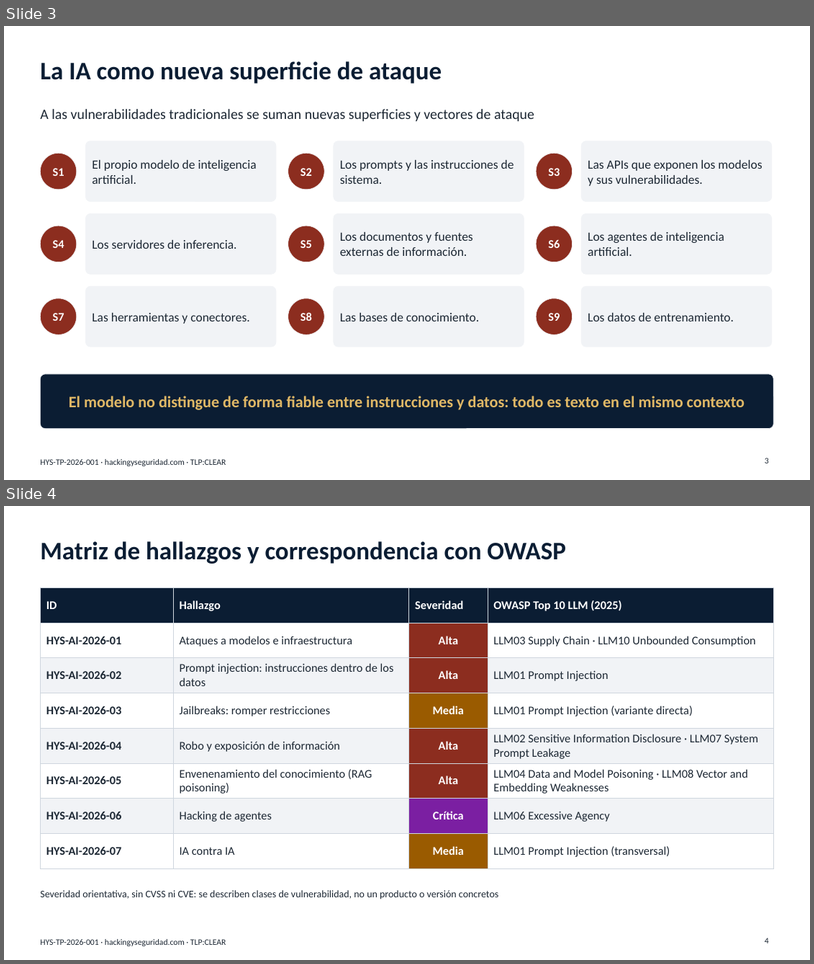
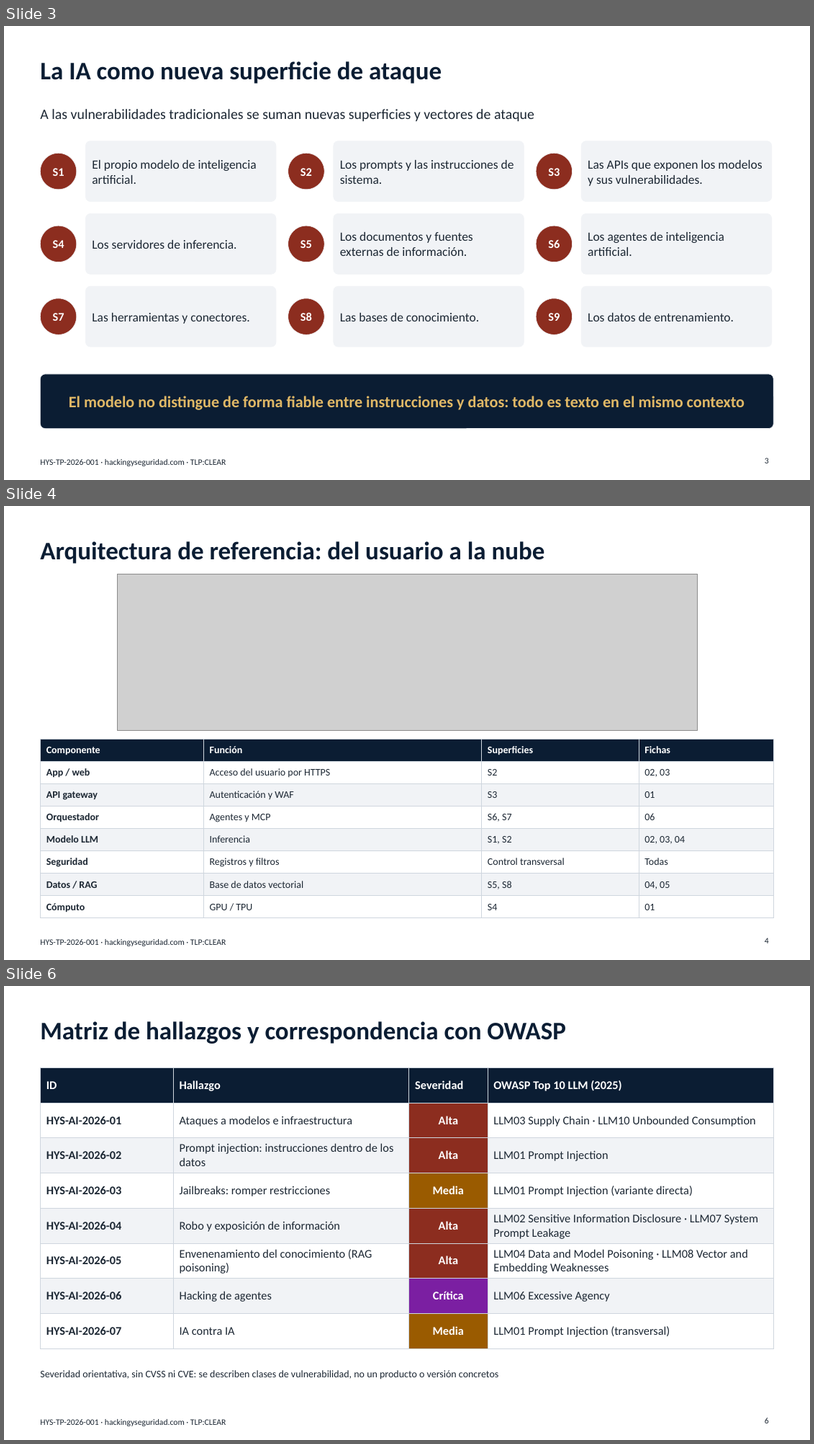
Before and after one commit to hackingyseguridad/hacking2ai, a slide deck: PPT_Hacking_IA_contra_IA.pptx. Shown one above the other, each under a label of ours: slides 3 and 4 before the commit, slides 3, 4 and 6 after it; the slides between them are not shown. The pictures are 814x964 and 814x1444 pixels, drawn with LibreOffice and Linux fonts; fonts in the diff are those of the drawing; grey boxes stand for pictures. Boxes give left, top, right and bottom in pixels: in the first picture for what was removed or moved away, otherwise in the second. Text is boxed around its words. In the diff, an @@ line names an element or a change of style, - is before the commit and + after.

```diff
--- a/PPT_Hacking_IA_contra_IA.pptx
+++ b/PPT_Hacking_IA_contra_IA.pptx
@@ slide 4 added at bbox=[4, 506, 810, 960], background #FFFFFF; not listed: 1 template element that a slide beside it also shows @@
@@ title added at bbox=[40, 541, 545, 564], 30 pt, text #0B1D33, bold @@
+Arquitectura de referencia: del usuario a la nube
@@ picture added at bbox=[117, 574, 698, 730] @@
@@ table added at bbox=[40, 739, 774, 918], 8 rows, 4 columns @@
+Componente | Función | Superficies | Fichas
+App / web | Acceso del usuario por HTTPS | S2 | 02, 03
+API gateway | Autenticación y WAF | S3 | 01
+Orquestador | Agentes y MCP | S6, S7 | 06
+Modelo LLM | Inferencia | S1, S2 | 02, 03, 04
+Seguridad | Registros y filtros | Control transversal | Todas
+Datos / RAG | Base de datos vectorial | S5, S8 | 04, 05
+Cómputo | GPU / TPU | S4 | 01
@@ page number added at bbox=[765, 937, 769, 943], 10 pt, text #1C2733 @@
+4
@@ what was slide 4 is now slide 6 @@
@@ page number at bbox=[765, 1417, 769, 1423]: text changed @@
-4
+6
```
Also in this commit, not shown: 5 slides changed, 2 other slides added, 1 other file.
